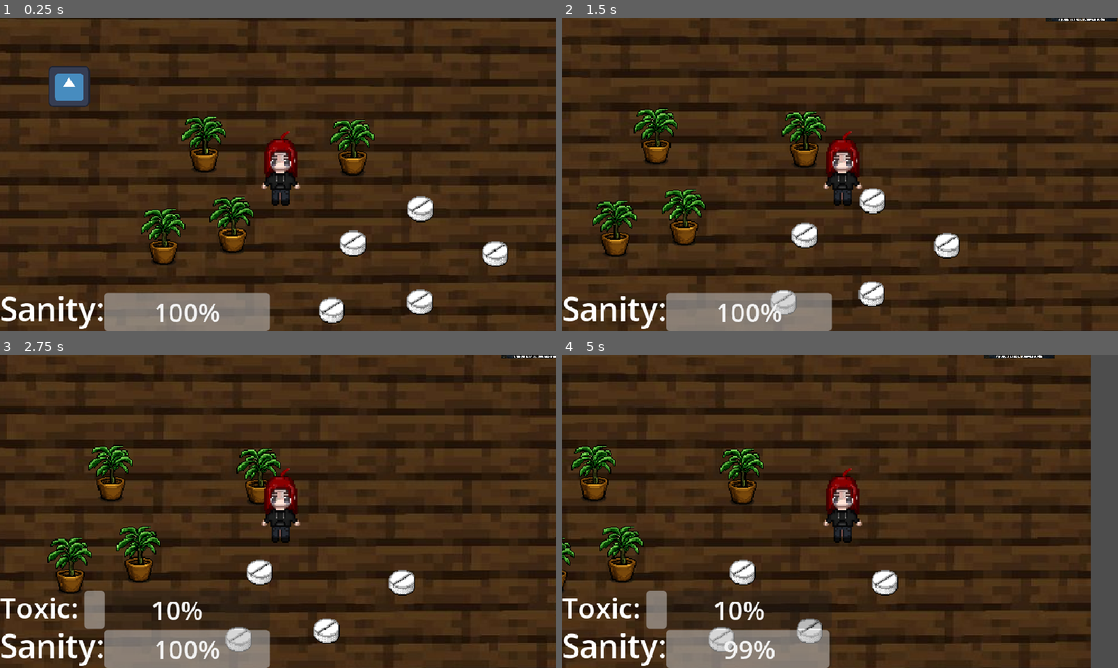
Above: before the commit, frames 1-4 (two rows, left to right).
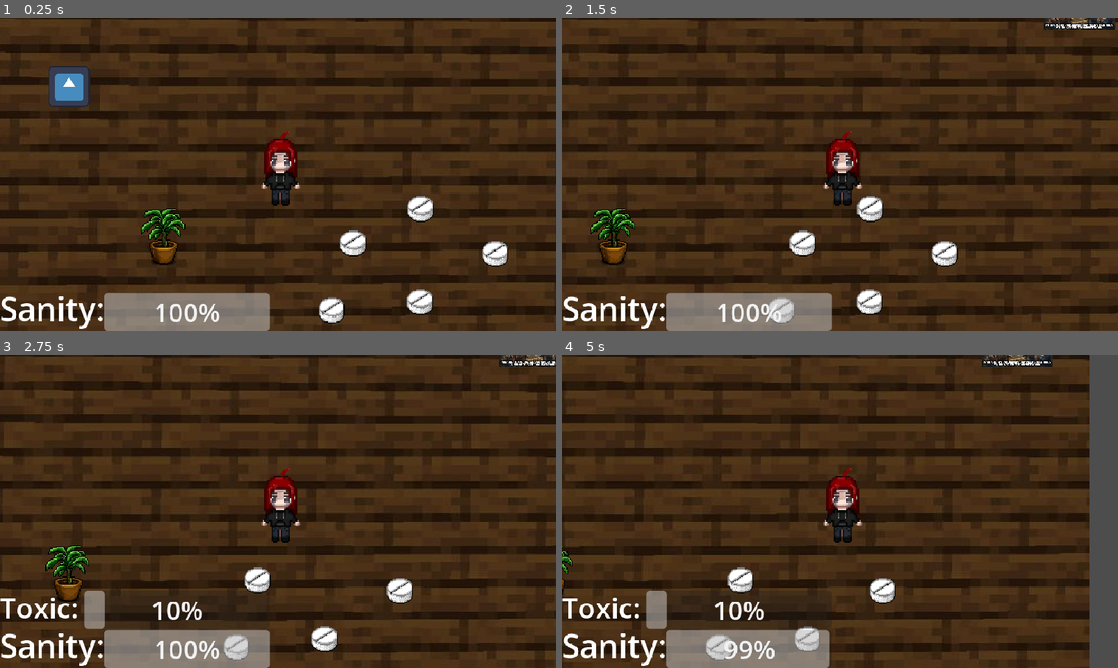
Above: after the commit, the same moments.

Repository: Tafi0405/Charlotte
Game: Godot game, scene res://Scenes/piso.tscn
The game is run twice, just before and just after one commit, with the same random seed, the same clock (stepped at 60 frames per second) and the same inputs. This scene is started directly instead of the project's main scene. The engine's default icon, where the game draws it, is replaced by a stand-in: a white triangle on a blue panel in a dark square.
Inputs:
- Up to frame 1 (0.25 s): no input
- Up to frame 2 (1.5 s): tap Enter (ui_accept) at 0.5, 0.77 s; hold Right (ui_right) from 0.53 s (still down); tap E (InteractuarSister) at 0.6 s; tap Shift at 1.35 s
- Up to frame 3 (2.75 s): tap Enter (ui_accept) at 1.52 s; release Right (ui_right) at 2.03 s; hold Left (ui_left) from 2.03 s (still down); tap 1 at 2.1 s
- Up to frame 4 (5 s): release Left (ui_left) at 2.78 s; hold Right (ui_right) 2.78-4.28 s; tap 2 at 2.85 s; tap Enter (ui_accept) at 3.02, 3.77, 4.52 s; tap E (InteractuarSister) at 3.6 s; hold Left (ui_left) from 4.28 s (still down); tap Shift at 4.35 s

The runs differ from the first frame. In frame 1, 2.3% of the frame differs, in the area x 32-68%, y 31-76%; in frame 2, 36%, in the area x 0-100%, y 0-100%; in frame 3, 34%; in frame 4, 33%.

Commit message:
Habitación 1
El armario se anima ¿

Diff:
--- a/NPC1.tscn
+++ b/NPC1.tscn
@@ -9,17 +9,17 @@
 [sub_resource type="CircleShape2D" id="CircleShape2D_31y6r"]
 radius = 243.07407
 
-[node name="NPC" type="StaticBody2D" unique_id=304510071 groups=["npc"]]
+[node name="NPC" type="StaticBody2D" groups=["npc"]]
 script = ExtResource("1_gnt6e")
 
-[node name="Sprite2D" type="Sprite2D" parent="." unique_id=2024170597]
+[node name="Sprite2D" type="Sprite2D" parent="."]
 texture = ExtResource("1_ru7j7")
 
-[node name="CollisionShape2D" type="CollisionShape2D" parent="." unique_id=1146893486]
+[node name="CollisionShape2D" type="CollisionShape2D" parent="."]
 position = Vector2(0, -1)
 shape = SubResource("RectangleShape2D_gnt6e")
 
-[node name="AreaInteraccion" type="Area2D" parent="." unique_id=1605004428]
+[node name="AreaInteraccion" type="Area2D" parent="."]
 
-[node name="CollisionShape2D" type="CollisionShape2D" parent="AreaInteraccion" unique_id=1001783312]
+[node name="CollisionShape2D" type="CollisionShape2D" parent="AreaInteraccion"]
 shape = SubResource("CircleShape2D_31y6r")
--- a/Scenes/piso.tscn
+++ b/Scenes/piso.tscn
@@ -1,7 +1,8 @@
-[gd_scene format=3 uid="uid://dlqgf853sy0ml"]
+[gd_scene load_steps=16 format=3 uid="uid://dlqgf853sy0ml"]
 
 [ext_resource type="Texture2D" uid="uid://h6xjte3notaq" path="res://Assets/madera oscura.jpg" id="1_kijln"]
 [ext_resource type="PackedScene" uid="uid://b8ciwep4g21xx" path="res://planta.tscn" id="2_t6b2e"]
+[ext_resource type="Script" uid="uid://c4wikxmtk1dcb" path="res://plant.gd" id="3_21340"]
 [ext_resource type="PackedScene" uid="uid://c5al5wncvlm8c" path="res://charlotte.tscn" id="3_hc6nc"]
 [ext_resource type="PackedScene" uid="uid://cmoral3tumpmy" path="res://character_body_2d.tscn" id="4_t6b2e"]
 [ext_resource type="PackedScene" uid="uid://cr3kgrmpaec6m" path="res://drug.tscn" id="6_0g0i5"]
@@ -25,84 +26,76 @@
 [sub_resource type="RectangleShape2D" id="RectangleShape2D_ajvis"]
 size = Vector2(99, 113)
 
-[node name="piso" type="Node2D" unique_id=1387193]
+[node name="piso" type="Node2D"]
 y_sort_enabled = true
 position = Vector2(28, -6)
 
-[node name="MaderaOscura" type="Sprite2D" parent="." unique_id=607862265]
+[node name="MaderaOscura" type="Sprite2D" parent="."]
 z_index = -1
 position = Vector2(441.00003, 167.00002)
 scale = Vector2(3.556, 3)
 texture = ExtResource("1_kijln")
 
-[node name="Planta" parent="." unique_id=602676518 instance=ExtResource("2_t6b2e")]
+[node name="Planta" parent="." instance=ExtResource("2_t6b2e")]
 position = Vector2(75, 398)
+script = ExtResource("3_21340")
 
-[node name="Planta2" parent="." unique_id=752200245 instance=ExtResource("2_t6b2e")]
-position = Vector2(663, 121)
-
-[node name="Planta3" parent="." unique_id=254576985 instance=ExtResource("2_t6b2e")]
-position = Vector2(202, 111)
-
-[node name="Planta4" parent="." unique_id=819015208 instance=ExtResource("2_t6b2e")]
-position = Vector2(289, 362)
-
-[node name="Charlotte" parent="." unique_id=1384209328 instance=ExtResource("3_hc6nc")]
+[node name="Charlotte" parent="." instance=ExtResource("3_hc6nc")]
 position = Vector2(431, 191)
 
-[node name="Camera2D2" type="Camera2D" parent="Charlotte" unique_id=1191069986]
+[node name="Camera2D2" type="Camera2D" parent="Charlotte"]
 zoom = Vector2(0.5, 0.5)
 limit_enabled = false
 
-[node name="Límites" type="StaticBody2D" parent="." unique_id=283111878]
+[node name="Límites" type="StaticBody2D" parent="."]
 position = Vector2(-834, -572)
 scale = Vector2(3, 3)
 
-[node name="CollisionShape2D" type="CollisionShape2D" parent="Límites" unique_id=633689323]
+[node name="CollisionShape2D" type="CollisionShape2D" parent="Límites"]
 position = Vector2(423.00003, -0.5)
 shape = SubResource("RectangleShape2D_kijln")
 
-[node name="CollisionShape2D2" type="CollisionShape2D" parent="Límites" unique_id=992166855]
+[node name="CollisionShape2D2" type="CollisionShape2D" parent="Límites"]
 position = Vector2(424, 484)
 shape = SubResource("RectangleShape2D_t6b2e")
 
-[node name="CollisionShape2D3" type="CollisionShape2D" parent="Límites" unique_id=1576709157]
+[node name="CollisionShape2D3" type="CollisionShape2D" parent="Límites"]
 position = Vector2(-16, 242)
 shape = SubResource("RectangleShape2D_hc6nc")
 
-[node name="CollisionShape2D4" type="CollisionShape2D" parent="Límites" unique_id=470607239]
+[node name="CollisionShape2D4" type="CollisionShape2D" parent="Límites"]
 position = Vector2(863, 242)
 shape = SubResource("RectangleShape2D_0g0i5")
 
-[node name="Enemigo" parent="." unique_id=1464146915 instance=ExtResource("4_t6b2e")]
+[node name="Enemigo" parent="." instance=ExtResource("4_t6b2e")]
 position = Vector2(1525, -361)
 
-[node name="Drug" parent="." unique_id=165711683 instance=ExtResource("6_0g0i5")]
+[node name="Drug" parent="." instance=ExtResource("6_0g0i5")]
 position = Vector2(664, 405)
 
-[node name="Drug2" parent="." unique_id=1192033398 instance=ExtResource("6_0g0i5")]
+[node name="Drug2" parent="." instance=ExtResource("6_0g0i5")]
 position = Vector2(874, 298)
 
-[node name="Drug3" parent="." unique_id=567918773 instance=ExtResource("6_0g0i5")]
+[node name="Drug3" parent="." instance=ExtResource("6_0g0i5")]
 position = Vector2(1106, 437)
 
-[node name="Drug4" parent="." unique_id=1973327048 instance=ExtResource("6_0g0i5")]
+[node name="Drug4" parent="." instance=ExtResource("6_0g0i5")]
 position = Vector2(872, 587)
 
-[node name="Drug5" parent="." unique_id=1851516040 instance=ExtResource("6_0g0i5")]
+[node name="Drug5" parent="." instance=ExtResource("6_0g0i5")]
 position = Vector2(598, 613)
 
-[node name="MenuPausa" parent="." unique_id=1092393345 instance=ExtResource("8_85bst")]
+[node name="MenuPausa" parent="." instance=ExtResource("8_85bst")]
 
-[node name="GUI" parent="." unique_id=84924897 instance=ExtResource("7_18jpq")]
+[node name="GUI" parent="." instance=ExtResource("7_18jpq")]
 
-[node name="Area2D" type="Area2D" parent="." unique_id=1772541610]
+[node name="Area2D" type="Area2D" parent="."]
 script = ExtResource("8_lhw8i")
 next_scene_path = "res://Scenes/pafu.tscn"
 
-[node name="CollisionShape2D" type="CollisionShape2D" parent="Area2D" unique_id=1529255922]
+[node name="CollisionShape2D" type="CollisionShape2D" parent="Area2D"]
 position = Vector2(-830, -518)
 shape = SubResource("RectangleShape2D_ajvis")
 
-[node name="Node2D" parent="." unique_id=2046912916 instance=ExtResource("9_ajvis")]
+[node name="Node2D" parent="." instance=ExtResource("9_ajvis")]
 position = Vector2(-218, -82)
--- /dev/null
+++ b/armario.tscn
@@ -0,0 +1,26 @@
+[gd_scene load_steps=5 format=3 uid="uid://b4hmeld7j5d1r"]
+
+[ext_resource type="Texture2D" uid="uid://crv7s6xme4wss" path="res://Assets/room/Armario.png" id="1_1gfvm"]
+[ext_resource type="Script" uid="uid://dtcyv3mvcgstr" path="res://armatioInt.gd" id="1_m48yo"]
+[ext_resource type="Texture2D" uid="uid://bad5d2ls4xd4s" path="res://Assets/room/Armario abierto1.png" id="2_m48yo"]
+
+[sub_resource type="RectangleShape2D" id="RectangleShape2D_nhui3"]
+size = Vector2(576, 628)
+
+[node name="Node2D" type="Node2D"]
+
+[node name="Area2D" type="Area2D" parent="."]
+script = ExtResource("1_m48yo")
+
+[node name="Armario" type="Sprite2D" parent="Area2D"]
+position = Vector2(1, -1)
+texture = ExtResource("1_1gfvm")
+
+[node name="ArmarioAbierto1" type="Sprite2D" parent="Area2D"]
+visible = false
+position = Vector2(-37, -7)
+texture = ExtResource("2_m48yo")
+
+[node name="CollisionShape2D" type="CollisionShape2D" parent="Area2D"]
+position = Vector2(5, -144)
+shape = SubResource("RectangleShape2D_nhui3")
--- /dev/null
+++ b/armatioInt.gd
@@ -0,0 +1,3 @@
+extends Area2D
+
+func _ready() -> void:
--- /dev/null
+++ b/b_room.tscn
@@ -0,0 +1,58 @@
+[gd_scene load_steps=11 format=3 uid="uid://gfp80t48hci6"]
+
+[ext_resource type="Texture2D" uid="uid://bp820ce77piyp" path="res://Assets/room/Piso habitacion 1.png" id="1_dyo1i"]
+[ext_resource type="Texture2D" uid="uid://brve88j0lofx3" path="res://Assets/room/Borde habitacion.png" id="2_eo3v1"]
+[ext_resource type="Texture2D" uid="uid://d2fsh8o4q2lyt" path="res://Assets/room/Pared Habitacion1.png" id="3_0nbvq"]
+[ext_resource type="Texture2D" uid="uid://bou7tw7ph6h0s" path="res://Assets/room/Caja de juguetes.png" id="5_h1mai"]
+[ext_resource type="Texture2D" uid="uid://ct8eabhx1avmm" path="res://Assets/room/Cama1.png" id="6_myi8q"]
+[ext_resource type="Texture2D" uid="uid://in4mr4ets5on" path="res://Assets/room/Tren.png" id="7_hm1kj"]
+[ext_resource type="Texture2D" uid="uid://gkingcxk7uc7" path="res://Placeholder.png" id="7_u34am"]
+[ext_resource type="Texture2D" uid="uid://kkjm8unv8ifu" path="res://Assets/room/Mesa de noche.png" id="8_h1mai"]
+[ext_resource type="Texture2D" uid="uid://dsrga2ti385e7" path="res://Assets/room/Lampara.png" id="9_myi8q"]
+[ext_resource type="PackedScene" uid="uid://c5al5wncvlm8c" path="res://charlotte.tscn" id="10_hm1kj"]
+
+[node name="Node2D" type="Node2D"]
+
+[node name="PisoHabitacion1" type="Sprite2D" parent="."]
+position = Vector2(587, 766.9999)
+scale = Vector2(0.59, 0.59)
+texture = ExtResource("1_dyo1i")
+
+[node name="BordeHabitacion" type="Sprite2D" parent="PisoHabitacion1"]
+position = Vector2(-3, -293)
+texture = ExtResource("2_eo3v1")
+
+[node name="ParedHabitacion1" type="Sprite2D" parent="PisoHabitacion1"]
+position = Vector2(-4, -904)
+texture = ExtResource("3_0nbvq")
+
+[node name="CajaDeJuguetes" type="Sprite2D" parent="PisoHabitacion1"]
+position = Vector2(-578, 410)
+texture = ExtResource("5_h1mai")
+
+[node name="Cama1" type="Sprite2D" parent="PisoHabitacion1"]
+position = Vector2(-678, -568)
+texture = ExtResource("6_myi8q")
+
+[node name="Tren" type="Sprite2D" parent="PisoHabitacion1"]
+position = Vector2(458, 188)
+texture = ExtResource("7_hm1kj")
+
+[node name="Placeholder" type="Sprite2D" parent="PisoHabitacion1"]
+position = Vector2(223, -125)
+texture = ExtResource("7_u34am")
+
+[node name="MesaDeNoche" type="Sprite2D" parent="PisoHabitacion1"]
+position = Vector2(-356, -628)
+texture = ExtResource("8_h1mai")
+
+[node name="Lampara" type="Sprite2D" parent="PisoHabitacion1/MesaDeNoche"]
+position = Vector2(39, -152)
+texture = ExtResource("9_myi8q")
+
+[node name="Charlotte" parent="." instance=ExtResource("10_hm1kj")]
+position = Vector2(458, 701)
+
+[node name="Camera2D" type="Camera2D" parent="."]
+position = Vector2(580, 595)
+zoom = Vector2(0.41, 0.41)
--- a/json/dialogos.json
+++ b/json/dialogos.json
@@ -5,29 +5,29 @@
 	"charlotte_dialogue4": "Tengo que encontrar a los niños.",
 	"charlotte_door_event": "La puerta no se abre... Hay algo mal en esta casa.",
 	"charlotte_door_event2": "No puedo irme y dejarlos atrapados solos",
-	"sebastien_init_event": "¿Por qué pierdes el tiempo ordenando este desastre?",
-	"sebastien_init_event2": "Deja todo tirado y vete.",
-	"sebastien_init_event3": "Ya nada de lo que haga aquí adentro importa.",
-	"sebastien_init_event4": "Para ellos siempre fui el primer borrador... el que salió mal.",
-	"sebastien_event_A": "Vi tus trofeos viejos, Sebastien... y las notas.",
-	"sebastien_event_A2": "Te exigieron ser perfecto desde los seis años.",
-	"sebastien_event_A3": "Cargar con las expectativas de dos personas que nunca están satisfechas te aplastó...",
-	"sebastien_event_A4": " pero eso no te convierte en un fracaso.",
-	"sebastien_event_A5": "Toda mi vida sentí que si no era lo que ellos querían...",
-	"sebastien_event_A6": " no merecía ni respirar.",
-	"sebastien_event_A7": "¿Cómo se supone que empiece de cero cuando siento que ya arruiné todo?",
-	"sebastien_event_A8": "Empezando por ti, no por ellos.",
-	"sebastien_event_A9": "Su decepción es el reflejo de sus propias frustraciones, no de tu valor.",
-	"sebastien_event_A10": "Tus decisiones finalmente son tuyas, Sebastien.",
-	"sebastien_event_A11": "Vamos.",
-	"sebastien_event_A12": "Nadie...",
-	"sebastien_event_A13": " nunca se había detenido a mirar lo que me dolía.",
-	"sebastien_event_A14": "Gracias, Charlotte.",
-	"sebastien_event_B": "Sebastien, no hay tiempo para lamentarse.",
-	"sebastien_event_B2": "Tienes 24 años, levántate.",
-	"sebastien_event_B3": "Necesitamos salir de aquí ya.",
-	"sebastien_event_B4": "Afuera o adentro... da igual.",
-	"sebastien_event_B5": "El peso me va a seguir a donde sea que vaya.",
+	"brother_init_event": "¿Por qué pierdes el tiempo ordenando este desastre?",
+	"brother_init_event2": "Deja todo tirado y vete.",
+	"brother_init_event3": "Ya nada de lo que haga aquí adentro importa.",
+	"brother_init_event4": "Para ellos siempre fui el primer borrador... el que salió mal.",
+	"brother_event_A": "Vi tus trofeos viejos, Sebastien... y las notas.",
+	"brother_event_A2": "Te exigieron ser perfecto desde los seis años.",
+	"brother_event_A3": "Cargar con las expectativas de dos personas que nunca están satisfechas te aplastó...",
+	"brother_event_A4": " pero eso no te convierte en un fracaso.",
+	"brother_event_A5": "Toda mi vida sentí que si no era lo que ellos querían...",
+	"brother_event_A6": " no merecía ni respirar.",
+	"brother_event_A7": "¿Cómo se supone que empiece de cero cuando siento que ya arruiné todo?",
+	"brother_event_A8": "Empezando por ti, no por ellos.",
+	"brother_event_A9": "Su decepción es el reflejo de sus propias frustraciones, no de tu valor.",
+	"brother_event_A10": "Tus decisiones finalmente son tuyas, Sebastien.",
+	"brother_event_A11": "Vamos.",
+	"brother_event_A12": "Nadie...",
+	"brother_event_A13": " nunca se había detenido a mirar lo que me dolía.",
+	"brother_event_A14": "Gracias, Charlie.",
+	"brother_event_B": "Sebastien, no hay tiempo para lamentarse.",
+	"brother_event_B2": "Tienes 24 años, levántate.",
+	"brother_event_B3": "Necesitamos salir de aquí ya.",
+	"brother_event_B4": "Afuera o adentro... da igual.",
+	"brother_event_B5": "El peso me va a seguir a donde sea que vaya.",
 
 	"plant": "Una maceta que contiene una planta, nada interesante."
 }
--- a/project.godot
+++ b/project.godot
@@ -16,7 +16,7 @@
 
 config/name="charlotte"
 run/main_scene="uid://c7kw10xal687q"
-config/features=PackedStringArray("4.7", "Forward Plus")
+config/features=PackedStringArray("4.5", "Forward Plus")
 config/icon="res://icon.svg"
 
 [autoload]
Binary file added: Assets/room/Armario abierto1.png
Not shown, added: Assets/room/Armario abierto1.png.import
Binary file added: Assets/room/Armario.png
Not shown, added: Assets/room/Armario.png.import
Binary file added: Assets/room/Borde habitacion.png
Not shown, added: Assets/room/Borde habitacion.png.import
Binary file added: Assets/room/Caja de juguetes.png
Not shown, added: Assets/room/Caja de juguetes.png.import
Binary file added: Assets/room/Cama1.png
Not shown, added: Assets/room/Cama1.png.import
Binary file added: Assets/room/Lampara.png
Not shown, added: Assets/room/Lampara.png.import
(and 16 more such lines)
